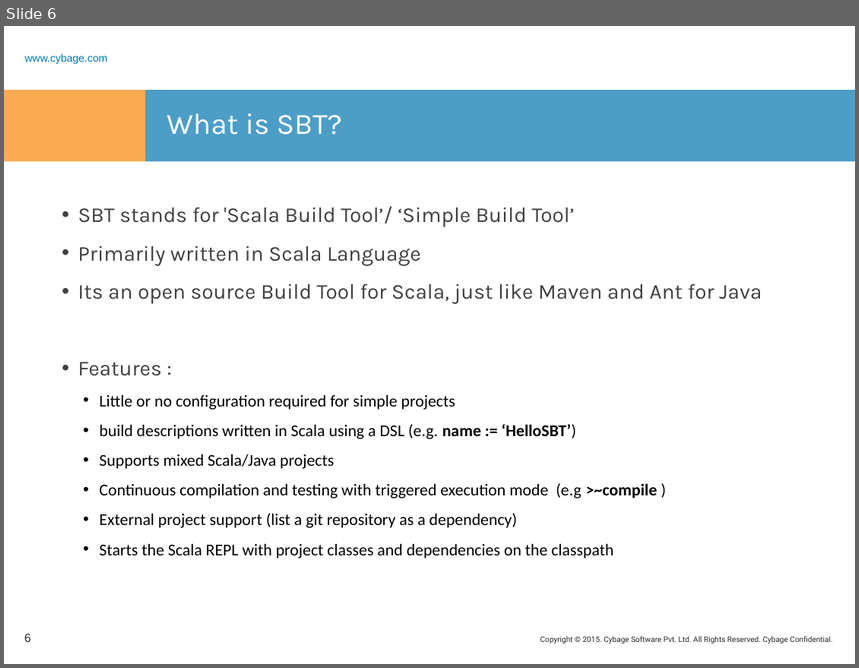
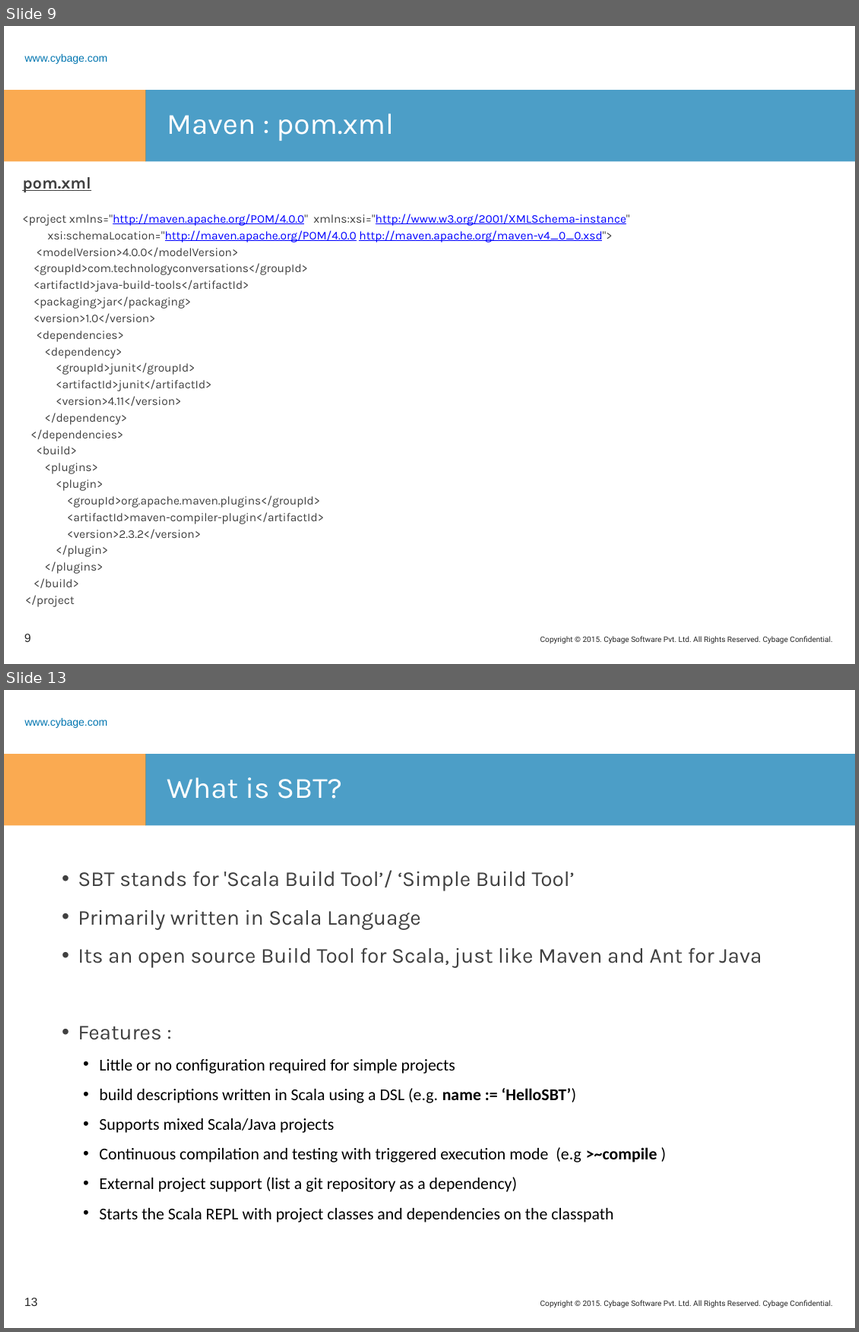
Before and after one commit to rashmitk/Documentation, a slide deck: SBT/SBT.pptx. Shown one above the other, each under a label of ours: slide 6 before the commit, slides 9 and 13 after it; the slides between them are not shown. The pictures are 859x668 and 859x1332 pixels, drawn with LibreOffice and Linux fonts; fonts in the diff are those of the drawing; background and template pictures are left out. Boxes give left, top, right and bottom in pixels: in the first picture for what was removed or moved away, otherwise in the second. Text is boxed around its words. In the diff, an @@ line names an element or a change of style, - is before the commit and + after.

Commit message:
Added Build evolution and history details

```diff
--- a/SBT/SBT.pptx
+++ b/SBT/SBT.pptx
@@ slide 9 added at (x1=4, y1=26, x2=855, y2=664), background #FFFFFF; not listed: 4 template elements that a slide beside it also shows @@
@@ title added at (x1=167, y1=113, x2=394, y2=141), 25 pt, text #FFFFFF @@
+Maven : pom.xml
@@ text added at (x1=22, y1=177, x2=629, y2=607), 10 pt, text #404040 @@
+pom.xml
+<project xmlns="http://maven.apache.org/POM/4.0.0" xmlns:xsi="http://www.w3.org/2001/XMLSchema-instance"
+xsi:schemaLocation="http://maven.apache.org/POM/4.0.0 http://maven.apache.org/maven-v4_0_0.xsd">
+<modelVersion>4.0.0</modelVersion>
+<groupId>com.technologyconversations</groupId>
+<artifactId>java-build-tools</artifactId>
+<packaging>jar</packaging>
+<version>1.0</version>
+<dependencies>
+<dependency>
+<groupId>junit</groupId>
+<artifactId>junit</artifactId>
+<version>4.11</version>
+</dependency>
+</dependencies>
+<build>
+<plugins>
+<plugin>
+<groupId>org.apache.maven.plugins</groupId>
+<artifactId>maven-compiler-plugin</artifactId>
+<version>2.3.2</version>
+</plugin>
+</plugins>
+</build>
+</project
@@ text added at (x1=33, y1=249, x2=214, y2=275), 20 pt, text #FFFFFF @@
+Place image here
@@ page number added at (x1=25, y1=634, x2=31, y2=642), 10 pt, text #262626 @@
+9
@@ what was slide 6 is now slide 13 @@
@@ page number at (x1=25, y1=1298, x2=37, y2=1306): text changed @@
-6
+13
```
Also in this commit, not shown: 4 slides changed, 6 other slides added.
